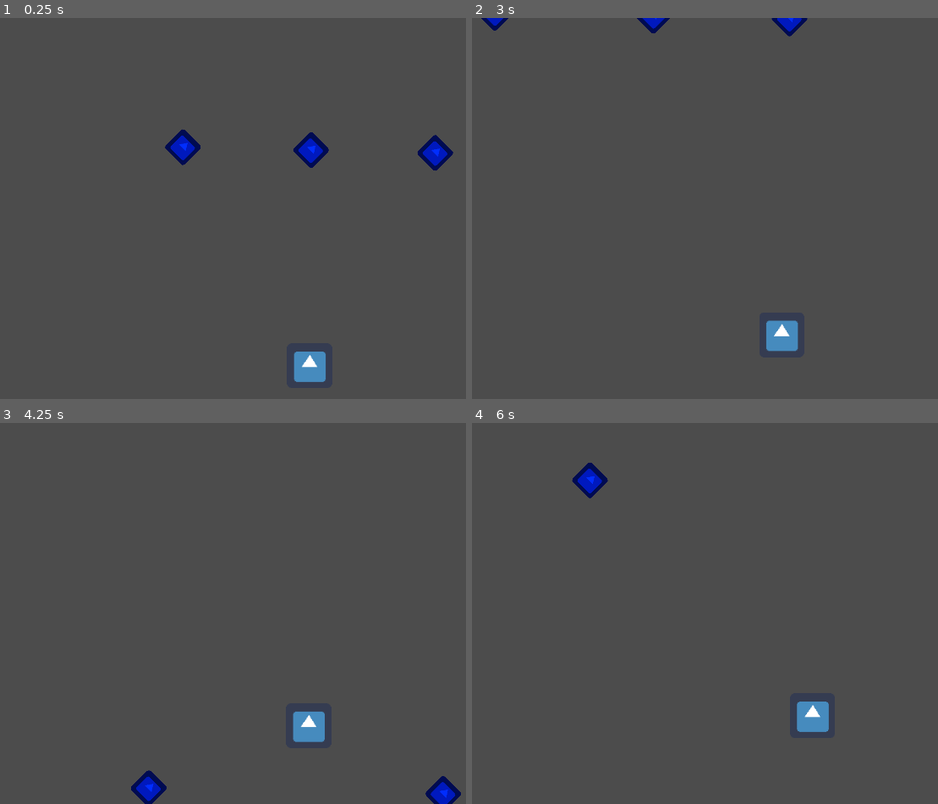
Above: before the commit, frames 1-4 (two rows, left to right).
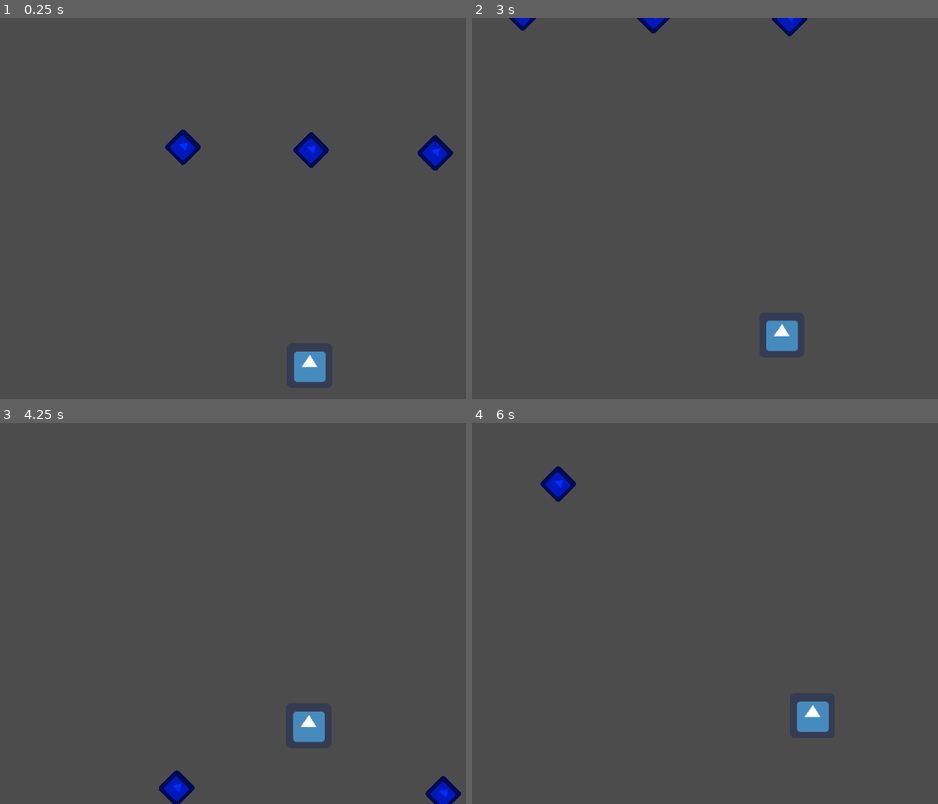
Above: after the commit, the same moments.

Repository: delleloper/staysafejam
Game: Godot game, scene res://Game.tscn
Two runs of this game, one before a commit and one after it. Both use one fixed random seed, a clock stepped at 60 frames per second and the inputs below. The engine's default icon, where the game draws it, is replaced by a stand-in: a white triangle on a blue panel in a dark square.
Inputs:
- Up to frame 1 (0.25 s): no input
- Up to frame 2 (3 s): hold D (move_right) 0.53-1.28 s; hold A (move_left) 1.28-2.03 s; hold D (move_right) from 2.03 s (still down)
- Up to frame 3 (4.25 s): release D (move_right) at 3.53 s; hold A (move_left) from 3.53 s (still down)
- Up to frame 4 (6 s): tap Enter at 5.75 s; release A (move_left) at 5.78 s; hold D (move_right) from 5.78 s (still down)

The runs differ from the first frame. In frame 2, 0.2% of the frame differs, in the area x 1-14%, y 0-4%; in frame 3, 0.8%; in frame 4, 0.8%, in the area x 14-30%, y 10-21%.

Commit message:
Small changes

Diff:
--- a/Character.gd
+++ b/Character.gd
@@ -6,8 +6,9 @@
 	dialog = obtainDialog()
 
 func _on_Hitbox_body_entered(area: Node) -> void:
-	if area.is_in_group("player"):
-		GM.triggerDialog(dialog)
+	pass
+#	if area.is_in_group("player"):
+#		GM.triggerDialog(dialog)
 
 func obtainDialog():
 	return "Its dangerous to go alone take this"
--- a/Game.tscn
+++ b/Game.tscn
@@ -10,11 +10,10 @@
 
 [node name="Game" type="Node"]
 __meta__ = {
-"_edit_vertical_guides_": [ 1072.87, 892.362, 712.582 ]
+"_edit_vertical_guides_": [ 1161.61, 969.979, 787.617 ]
 }
 
 [node name="Level" type="Node2D" parent="."]
-position = Vector2( -76.9791, -11.6913 )
 script = ExtResource( 7 )
 
 [node name="LevelEntities" type="Node2D" parent="Level"]
@@ -118,6 +117,30 @@
 [node name="Basebuilding17" parent="Level/LevelEntities" instance=ExtResource( 3 )]
 position = Vector2( 525.431, -2367.68 )
 
+[node name="Basebuilding112" parent="Level/LevelEntities" instance=ExtResource( 3 )]
+position = Vector2( 215.795, -3845.63 )
+
+[node name="Basebuilding111" parent="Level/LevelEntities" instance=ExtResource( 3 )]
+position = Vector2( 525.431, -3842.84 )
+
+[node name="Basebuilding110" parent="Level/LevelEntities" instance=ExtResource( 3 )]
+position = Vector2( 215.795, -4068.79 )
+
+[node name="Basebuilding109" parent="Level/LevelEntities" instance=ExtResource( 3 )]
+position = Vector2( 525.431, -4066 )
+
+[node name="Basebuilding108" parent="Level/LevelEntities" instance=ExtResource( 3 )]
+position = Vector2( 215.795, -3625.26 )
+
+[node name="Basebuilding107" parent="Level/LevelEntities" instance=ExtResource( 3 )]
+position = Vector2( 525.431, -3622.47 )
+
+[node name="Basebuilding106" parent="Level/LevelEntities" instance=ExtResource( 3 )]
+position = Vector2( 215.795, -3410.47 )
+
+[node name="Basebuilding105" parent="Level/LevelEntities" instance=ExtResource( 3 )]
+position = Vector2( 525.431, -3407.68 )
+
 [node name="Basebuilding80" parent="Level/LevelEntities" instance=ExtResource( 3 )]
 position = Vector2( 219.178, -671.662 )
 
@@ -190,6 +213,30 @@
 [node name="Basebuilding25" parent="Level/LevelEntities" instance=ExtResource( 3 )]
 position = Vector2( 1712.97, -2367.68 )
 
+[node name="Basebuilding104" parent="Level/LevelEntities" instance=ExtResource( 3 )]
+position = Vector2( 1403.33, -3845.63 )
+
+[node name="Basebuilding103" parent="Level/LevelEntities" instance=ExtResource( 3 )]
+position = Vector2( 1712.97, -3842.84 )
+
+[node name="Basebuilding102" parent="Level/LevelEntities" instance=ExtResource( 3 )]
+position = Vector2( 1403.33, -4068.79 )
+
+[node name="Basebuilding101" parent="Level/LevelEntities" instance=ExtResource( 3 )]
+position = Vector2( 1712.97, -4066 )
+
+[node name="Basebuilding100" parent="Level/LevelEntities" instance=ExtResource( 3 )]
+position = Vector2( 1403.33, -3625.26 )
+
+[node name="Basebuilding99" parent="Level/LevelEntities" instance=ExtResource( 3 )]
+position = Vector2( 1712.97, -3622.47 )
+
+[node name="Basebuilding98" parent="Level/LevelEntities" instance=ExtResource( 3 )]
+position = Vector2( 1403.33, -3410.47 )
+
+[node name="Basebuilding97" parent="Level/LevelEntities" instance=ExtResource( 3 )]
+position = Vector2( 1712.97, -3407.68 )
+
 [node name="Basebuilding96" parent="Level/LevelEntities" instance=ExtResource( 3 )]
 position = Vector2( 1406.72, -671.662 )
 
@@ -311,11 +358,11 @@
 position = Vector2( 1715.27, 1929.7 )
 
 [node name="BaseItem" parent="Level/LevelEntities" instance=ExtResource( 5 )]
-position = Vector2( 833.308, 592.774 )
+position = Vector2( 788.257, 598.074 )
 rotation = 0.785397
 
 [node name="BaseItem2" parent="Level/LevelEntities" instance=ExtResource( 5 )]
-position = Vector2( 741.033, -2614.72 )
+position = Vector2( 786.583, -2588.69 )
 rotation = 0.785397
 
 [node name="BaseItem3" parent="Level/LevelEntities" instance=ExtResource( 5 )]
@@ -327,7 +374,7 @@
 rotation = 0.785397
 
 [node name="BaseItem5" parent="Level/LevelEntities" instance=ExtResource( 5 )]
-position = Vector2( 742.165, 2031.98 )
+position = Vector2( 781.82, 2031.98 )
 rotation = 0.785397
 
 [node name="BaseItem8" parent="Level/LevelEntities" instance=ExtResource( 5 )]
@@ -347,7 +394,7 @@
 position = Vector2( 970.294, -3204.35 )
 
 [node name="Character" parent="Level/LevelEntities/FinishLine" instance=ExtResource( 1 )]
-position = Vector2( -1, -150 )
+position = Vector2( -1, -350 )
 
 [node name="CanvasLayer" type="CanvasLayer" parent="."]
 
--- a/Player.gd
+++ b/Player.gd
@@ -17,6 +17,9 @@
 var running = true
 var currentSide = side.MIDDLE
 var reachedEnd = false
+var slideValue = 180
+onready var tw = $Tween
+var slideAmount = 0
 
 signal game_failed
 signal game_succeded
@@ -40,33 +43,42 @@
 	else:
 		emit_signal("game_failed")
 
+
 func _physics_process(_delta: float) -> void:
 	var inputVector = Vector2.ZERO
 	if running:
 		inputVector.y = -1
+		if Input.is_action_just_pressed("move_left") && (currentSide != side.LEFT):
+	#		var PosX = position.x - slideValue
+	#		tw.interpolate_property(self,"position",position,Vector2(PosX, position.y-20),.1)
+	#		tw.start()
+			#I know is not the correct way but it works ¯\_(ツ)_/¯  we can fix later
+			translate(Vector2(-slideValue,0))
+	#		velocity.x = -SLIDE_ACCELERATION
+			if currentSide == side.MIDDLE:
+				currentSide = side.LEFT
+			else:
+				currentSide = side.MIDDLE
+
+		if Input.is_action_just_pressed("move_right") && (currentSide != side.RIGHT):
+	#		#I know is not the correct way but it works ¯\_(ツ)_/¯  we can fix later
+	#		var PosX = position.x + slideValue
+	#		tw.interpolate_property(self,"position",position,Vector2(PosX, position.y-20),.1)
+	#		tw.start()
+			translate(Vector2(slideValue,0))
+	#		velocity.x += SLIDE_ACCELERATION
+			if currentSide == side.MIDDLE:
+				currentSide = side.RIGHT
+			else:
+				currentSide = side.MIDDLE
 	else:
 		inputVector.y = 0
 	if inputVector != Vector2.ZERO:
 		velocity = velocity.move_toward(inputVector * MAX_SPEED, ACCELERATION * _delta)
 	else:
 		velocity = velocity.move_toward(Vector2.ZERO,FRICTION * _delta)
-	if Input.is_action_just_pressed("move_left") && (currentSide != side.LEFT):
-		#I know is not the correct way but it works ¯\_(ツ)_/¯  we can fix later
-		translate(Vector2(-180,0))
-#		velocity.x = -SLIDE_ACCELERATION
-		if currentSide == side.MIDDLE:
-			currentSide = side.LEFT
-		else:
-			currentSide = side.MIDDLE
 
-	if Input.is_action_just_pressed("move_right") && (currentSide != side.RIGHT):
-		#I know is not the correct way but it works ¯\_(ツ)_/¯  we can fix later
-		translate(Vector2(180,0))
-#		velocity.x += SLIDE_ACCELERATION
-		if currentSide == side.MIDDLE:
-			currentSide = side.RIGHT
-		else:
-			currentSide = side.MIDDLE
+
 
 	velocity = move_and_slide(velocity)
 
